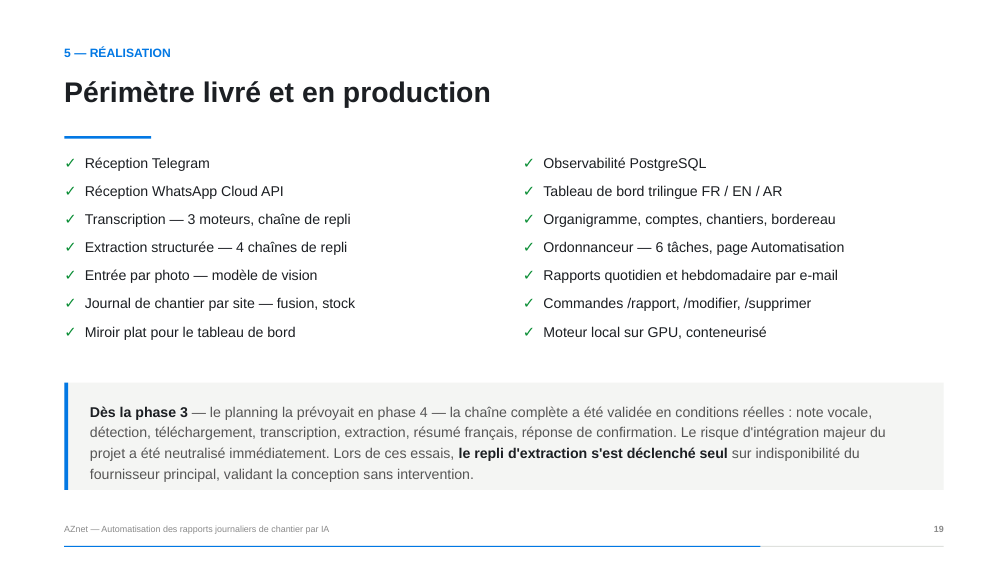
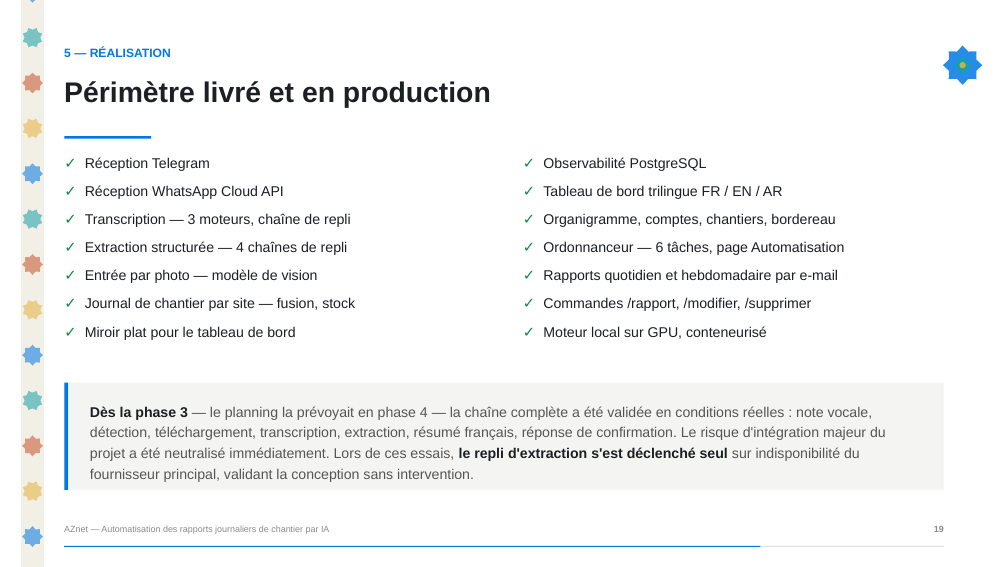
Before and after one commit to yassine808/PFE-aznet, a slide deck: slide 19 of Pres+report/Soutenance-PFE.pptx. Drawn at 1008x567 pixels with LibreOffice and Linux fonts; fonts in the diff are those of the drawing. Boxes give left, top, right and bottom in pixels: in the first picture for what was removed or moved away, otherwise in the second. Text is boxed around its words. In the diff, an @@ line names an element or a change of style, - is before the commit and + after.

```diff
--- a/Pres+report/Soutenance-PFE.pptx
+++ b/Pres+report/Soutenance-PFE.pptx
@@ star added at [19, 24, 46, 52], fill #17A2A8 at 55% opacity @@
@@ rectangle added at [21, 0, 44, 567], fill #F2EFE6 @@
@@ star added at [22, 0, 43, 3], fill #0278E4 at 55% opacity @@
@@ star added at [943, 45, 982, 85], fill #0278E4 at 85% opacity @@
@@ diamond added at [954, 56, 972, 74], fill #17A2A8 at 85% opacity @@
@@ star added at [22, 73, 43, 94], fill #C4542B at 55% opacity @@
@@ ellipse added at [960, 62, 966, 68], fill #E3B23C at 85% opacity @@
@@ star added at [19, 115, 46, 142], fill #E3B23C at 55% opacity @@
@@ star added at [22, 163, 43, 185], fill #0278E4 at 55% opacity @@
@@ star added at [19, 205, 46, 233], fill #17A2A8 at 55% opacity @@
@@ star added at [22, 254, 43, 275], fill #C4542B at 55% opacity @@
@@ star added at [19, 296, 46, 324], fill #E3B23C at 55% opacity @@
@@ star added at [22, 345, 43, 366], fill #0278E4 at 55% opacity @@
@@ star added at [19, 387, 46, 415], fill #17A2A8 at 55% opacity @@
@@ star added at [22, 436, 43, 457], fill #C4542B at 55% opacity @@
@@ star added at [19, 478, 46, 505], fill #E3B23C at 55% opacity @@
@@ star added at [22, 526, 43, 547], fill #0278E4 at 55% opacity @@
```
Also in this commit, not shown: 30 other slides changed, 1 slide added, 1 slide removed, 2 other files.
